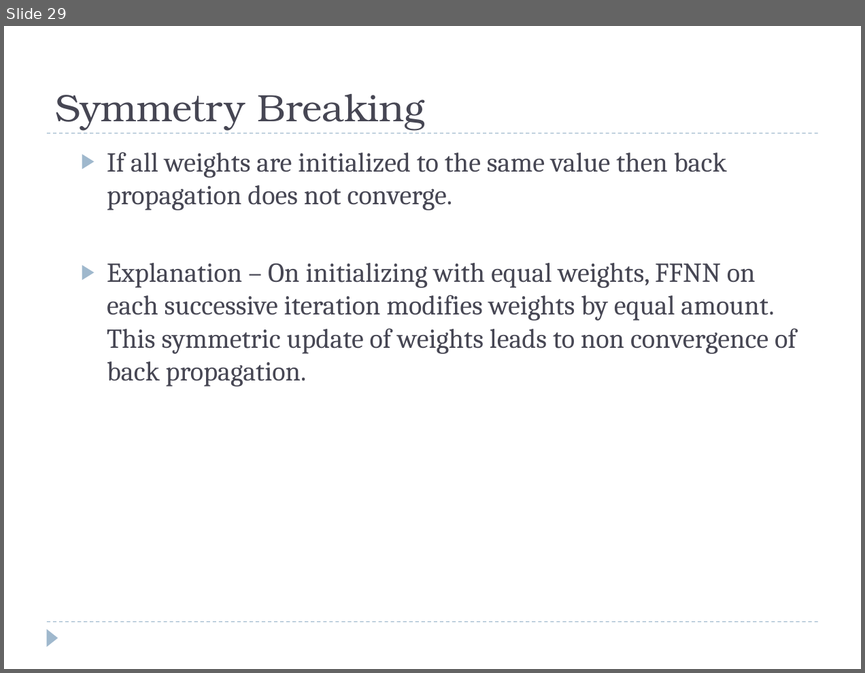
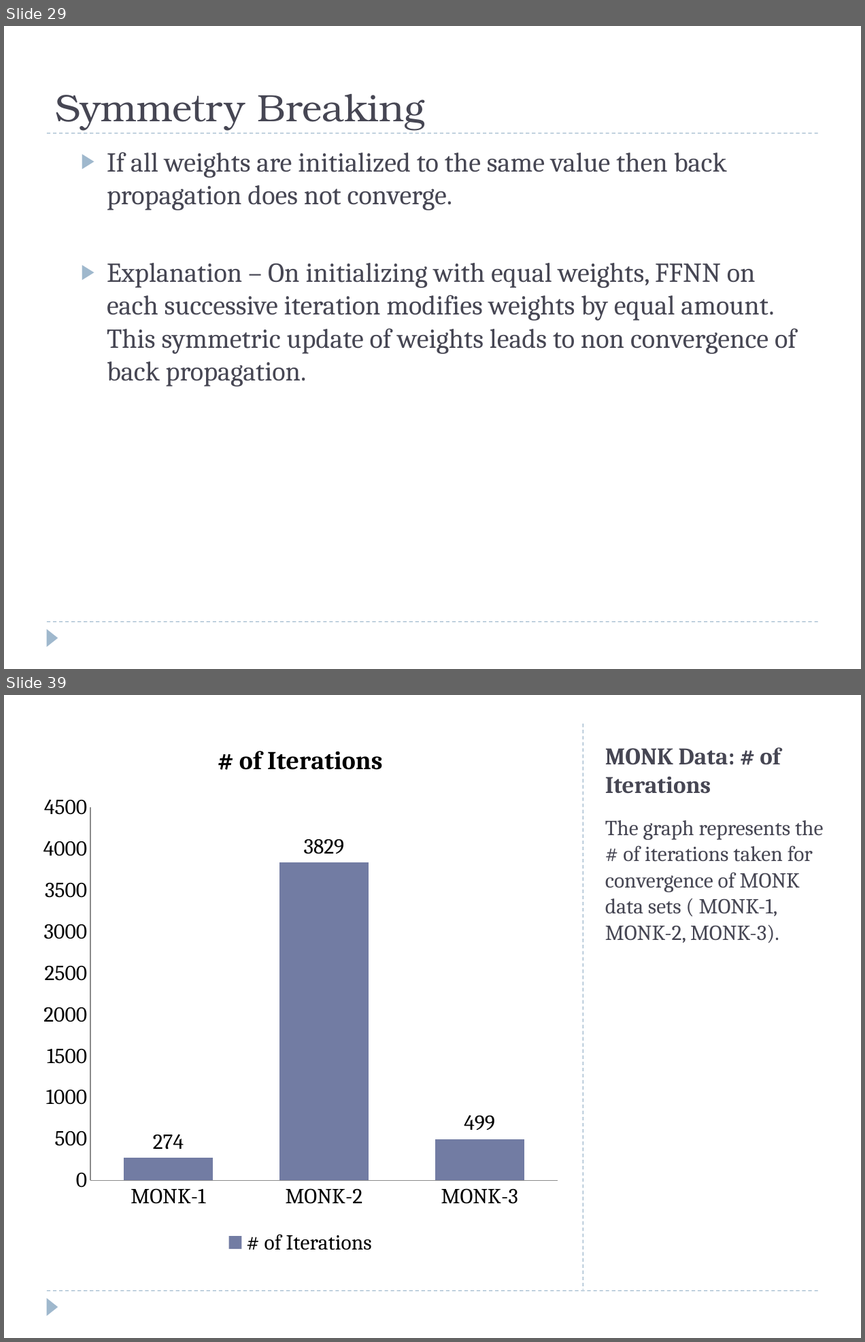
Before and after one commit to mayank127/AILab, a slide deck: slides/backpropagation.pptx. Shown one above the other, each under a label of ours: slide 29 before the commit, slides 29 and 39 after it; the slides between them are not shown. The pictures are 865x673 and 865x1342 pixels, drawn with LibreOffice and Linux fonts; fonts in the diff are those of the drawing. Boxes give left, top, right and bottom in pixels: in the first picture for what was removed or moved away, otherwise in the second. Text is boxed around its words. In the diff, an @@ line names an element or a change of style, - is before the commit and + after.

```diff
--- a/slides/backpropagation.pptx
+++ b/slides/backpropagation.pptx
@@ slide 39 added at [4, 695, 861, 1338], background #FFFFFF; not listed: 2 template elements that a slide beside it also shows @@
@@ column chart added at [33, 724, 568, 1259] @@
+title "# of Iterations"
+categories: MONK-1, MONK-2, MONK-3
+# of Iterations: 274, 3829, 499
@@ line added from (583, 724) to (583, 1289), #9FB8CD 0.75 pt dashed @@
@@ title added at [605, 747, 780, 794], 20 pt, text #464653, bold @@
+MONK Data: # of Iterations
@@ text added at [605, 820, 823, 943], 18 pt, text #464653 @@
+The graph represents the # of iterations taken for convergence of MONK data sets ( MONK-1, MONK-2, MONK-3).
```
Also in this commit, not shown: 9 other slides added, 1 other file.
